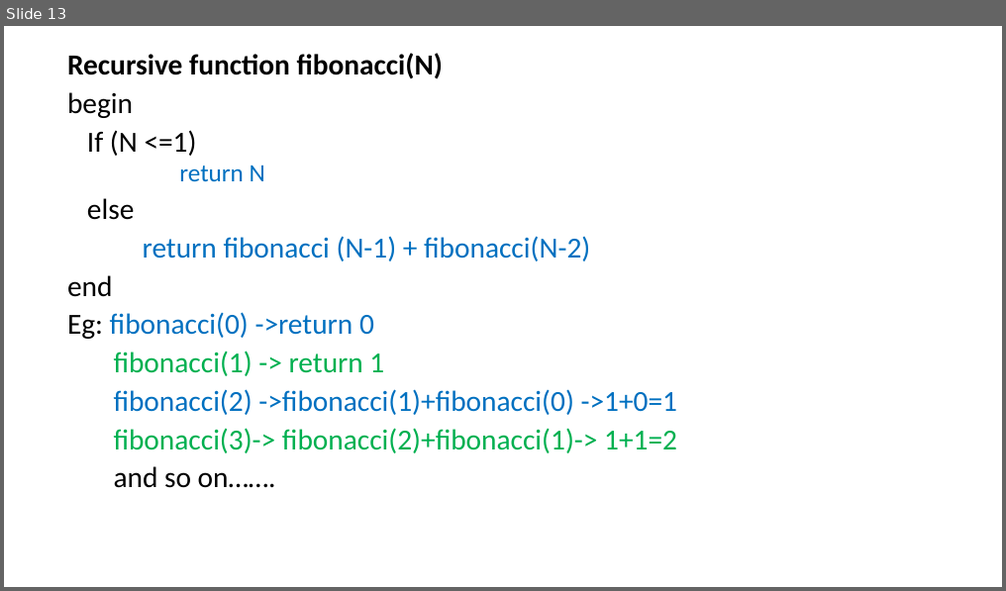
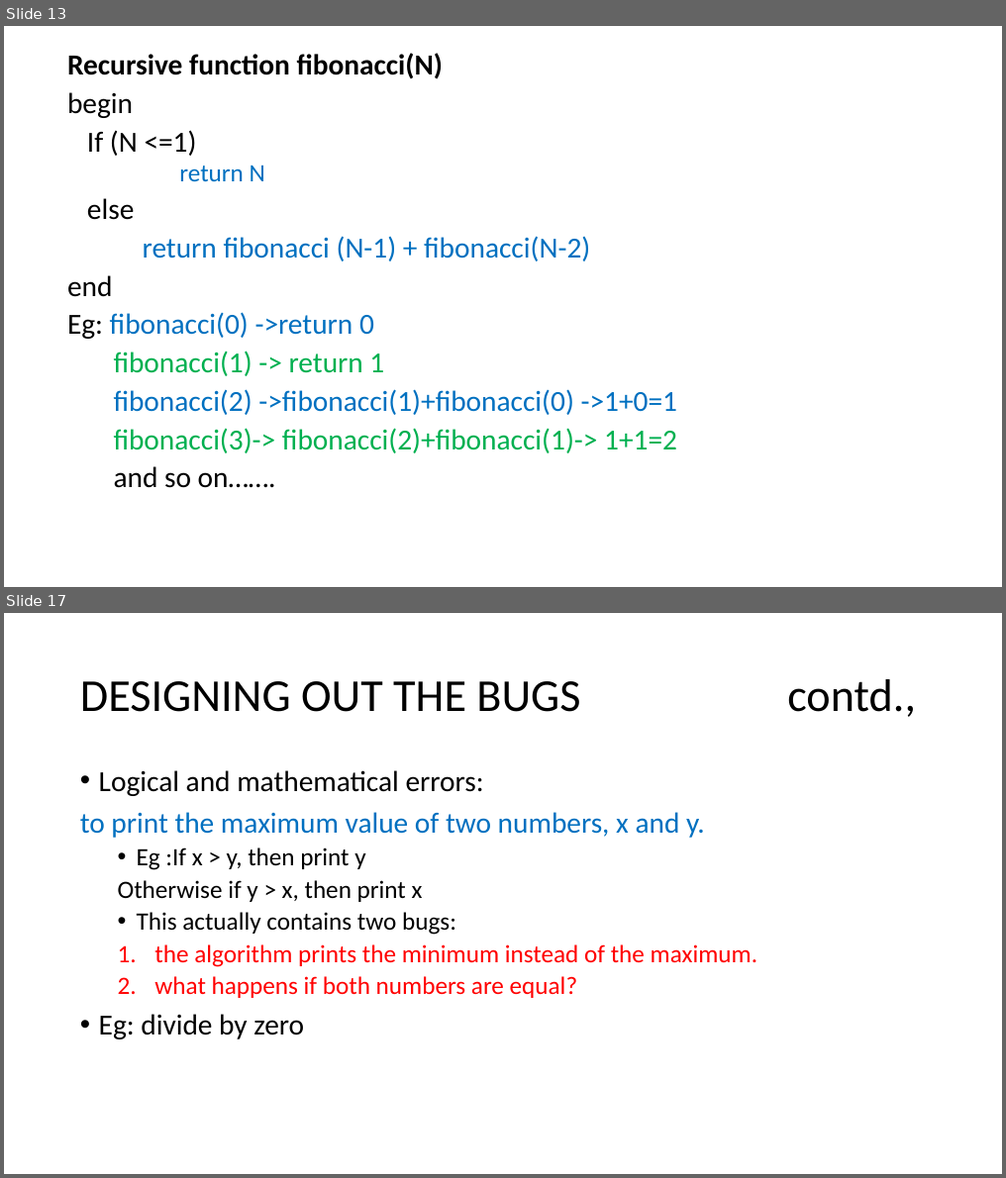
Before and after one commit to tgashwinkumar/college-stuffs, a slide deck: G1/SEM 1 - Python Programming/PDFs/Unit II Algorithmic Problem solving.pptx. Shown one above the other, each under a label of ours: slide 13 before the commit, slides 13 and 17 after it; the slides between them are not shown. The pictures are 1006x591 and 1006x1178 pixels, drawn with LibreOffice and Linux fonts; fonts in the diff are those of the drawing. Boxes give left, top, right and bottom in pixels: in the first picture for what was removed or moved away, otherwise in the second. Text is boxed around its words. In the diff, an @@ line names an element or a change of style, - is before the commit and + after.

```diff
--- a/G1/SEM 1 - Python Programming/PDFs/Unit II Algorithmic Problem solving.pptx
+++ b/G1/SEM 1 - Python Programming/PDFs/Unit II Algorithmic Problem solving.pptx
@@ slide 17 added at box(4, 613, 1002, 1174), background #FFFFFF @@
@@ title added at box(80, 679, 916, 717), 44 pt, text #000000 @@
+DESIGNING OUT THE BUGS contd.,
@@ text added at box(80, 770, 758, 1040), 24 pt, text #000000 @@
+• Logical and mathematical errors:
+to print the maximum value of two numbers, x and y.
+  • Eg :If x > y, then print y
+  Otherwise if y > x, then print x
+  • This actually contains two bugs:
+  1. the algorithm prints the minimum instead of the maximum.
+  2. what happens if both numbers are equal?
+  • Eg: divide by zero
```
Also in this commit, not shown: 12 other slides added, 27 other files.
